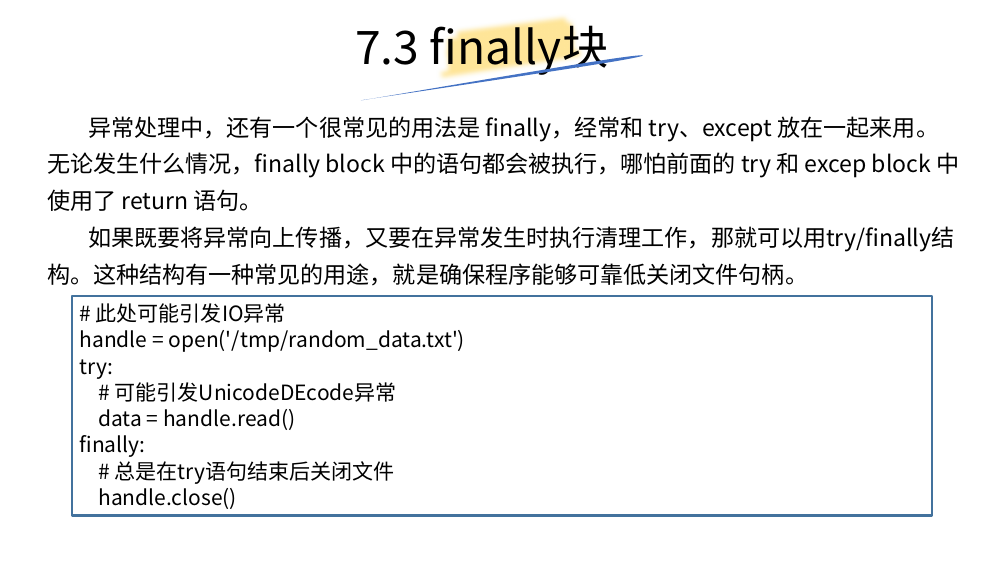
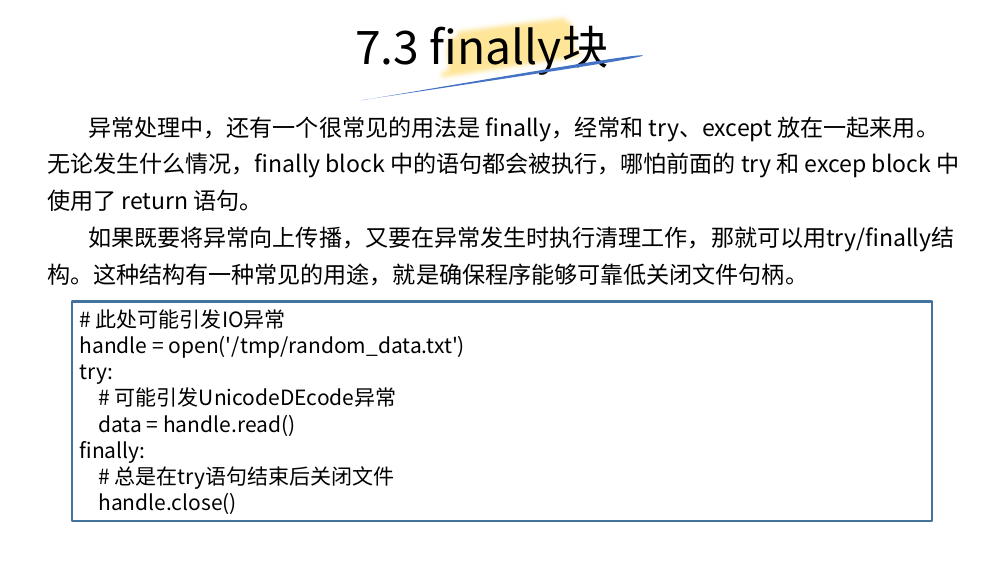
Before and after one commit to yiwenliu/CorePython, a slide deck: slide 61 of PPT/CorePython.pptx. Drawn at 1008x567 pixels with LibreOffice and Linux fonts; fonts in the diff are those of the drawing. Boxes give left, top, right and bottom in pixels: in the first picture for what was removed or moved away, otherwise in the second. Text is boxed around its words. In the diff, an @@ line names an element or a change of style, - is before the commit and + after.

```diff
--- a/PPT/CorePython.pptx
+++ b/PPT/CorePython.pptx
@@ rectangle "# 此处可能引发IO异常": place and size @@
-rectangle "# 此处可能引发IO异常" at (72, 296, 932, 515)
+rectangle "# 此处可能引发IO异常" at (72, 302, 932, 521)
```
Also in this commit, not shown: 2 other slides changed, 3 slides added, 2 other files.
